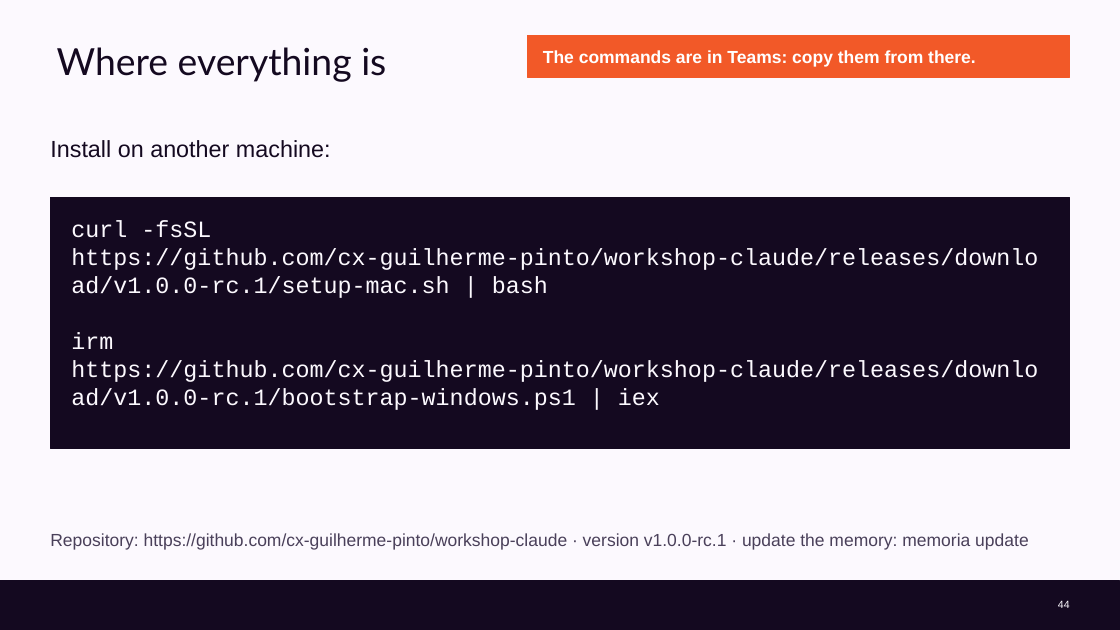
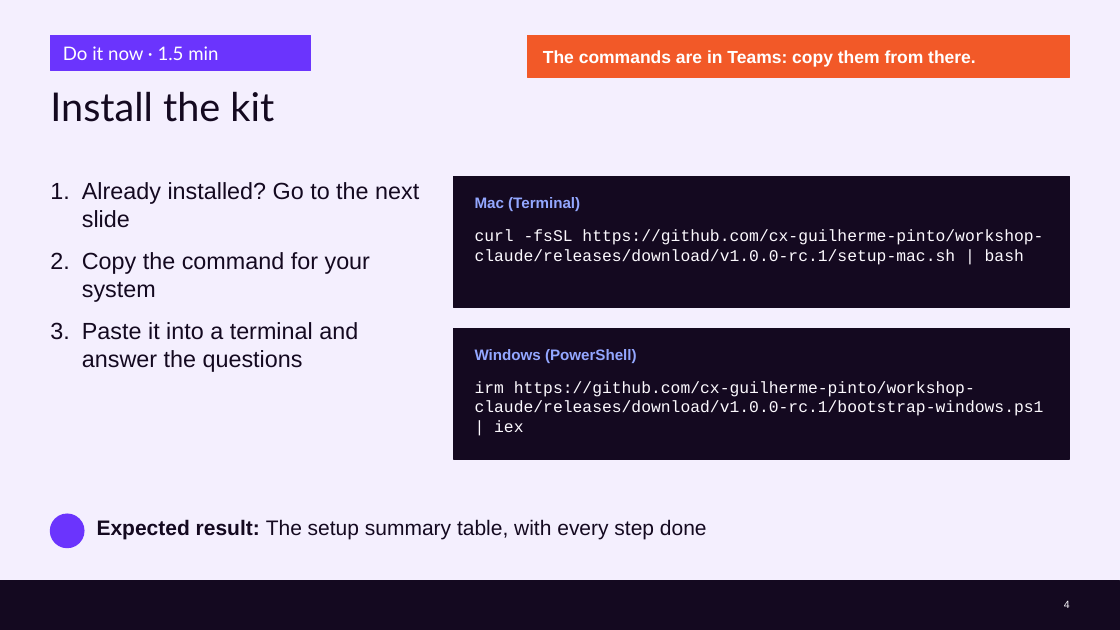
Before and after one commit to cx-guilherme-pinto/workshop-claude, a slide deck: slide 4 of slides/workshop.en.pptx (slide 44 before the commit). Drawn at 1120x630 pixels with LibreOffice and Linux fonts; fonts in the diff are those of the drawing; background and template pictures are left out. Boxes give left, top, right and bottom in pixels: in the first picture for what was removed or moved away, otherwise in the second. Text is boxed around its words. In the diff, an @@ line names an element or a change of style, - is before the commit and + after.

```diff
--- a/slides/workshop.en.pptx
+++ b/slides/workshop.en.pptx
@@ background #FCF9FE to #F4EFFE @@
@@ rectangle added at box(50, 35, 311, 71), fill #6B34FD, outline #6B34FD 1 pt @@
@@ title removed at box(57, 47, 386, 82) @@
-Where everything is
@@ text added at box(63, 46, 218, 60), 16 pt, text #FFFFFF @@
+Do it now · 1.5 min
@@ title added at box(50, 91, 274, 122), 34 pt, text #140920 @@
+Install the kit
@@ text removed at box(50, 140, 331, 158) @@
-Install on another machine:
@@ rectangle added at box(454, 176, 1070, 308), fill #140920, outline #140920 1 pt @@
@@ text added at box(82, 182, 419, 372), 20 pt, text #140920 @@
+1. Already installed? Go to the next slide
+2. Copy the command for your system
+3. Paste it into a terminal and answer the questions
@@ text added at box(475, 197, 580, 211), 13 pt, text #93A7FF, bold @@
+Mac (Terminal)
@@ text "curl -fsSL https://github.com/cx-guilherme-pinto/workshop-cl ...": place and size @@
-text "curl -fsSL https://github.com/cx-guilherme-pinto/workshop-cl ..." at box(71, 220, 1038, 410)
+text "curl -fsSL https://github.com/cx-guilherme-pinto/workshop-cl ..." at box(475, 229, 1043, 265)
@@ text "curl -fsSL https://github.com/cx-guilherme-pinto/workshop-cl ..." at box(475, 229, 1043, 265): size 20 to 14 pt @@
@@ rectangle: place and size @@
-rectangle at box(50, 197, 1070, 449)
+rectangle at box(454, 329, 1070, 460)
@@ text at box(71, 332, 1038, 410): paragraph removed @@
-irm https://github.com/cx-guilherme-pinto/workshop-claude/releases/download/v1.0.0-rc.1/bootstrap-windows.ps1 | iex
@@ text added at box(475, 349, 637, 363), 13 pt, text #93A7FF, bold @@
+Windows (PowerShell)
@@ text at box(475, 381, 1044, 432): text changed; size 15 to 14 pt; font Arial to Courier New; text colour #4A405A to #FCF9FE @@
-Repository: https://github.com/cx-guilherme-pinto/workshop-claude · version v1.0.0-rc.1 · update the memory: memoria update
+irm https://github.com/cx-guilherme-pinto/workshop-claude/releases/download/v1.0.0-rc.1/bootstrap-windows.ps1 | iex
@@ ellipse added at box(50, 514, 84, 548), fill #6B34FD, outline #6B34FD 1 pt @@
@@ text added at box(97, 519, 707, 539), 18 pt, text #140920 @@
+Expected result: The setup summary table, with every step done
@@ page number at box(1064, 600, 1070, 608): text changed @@
-44
+4
```
Also in this commit, not shown: 41 other slides changed, 1 slide added, 16 other files.
